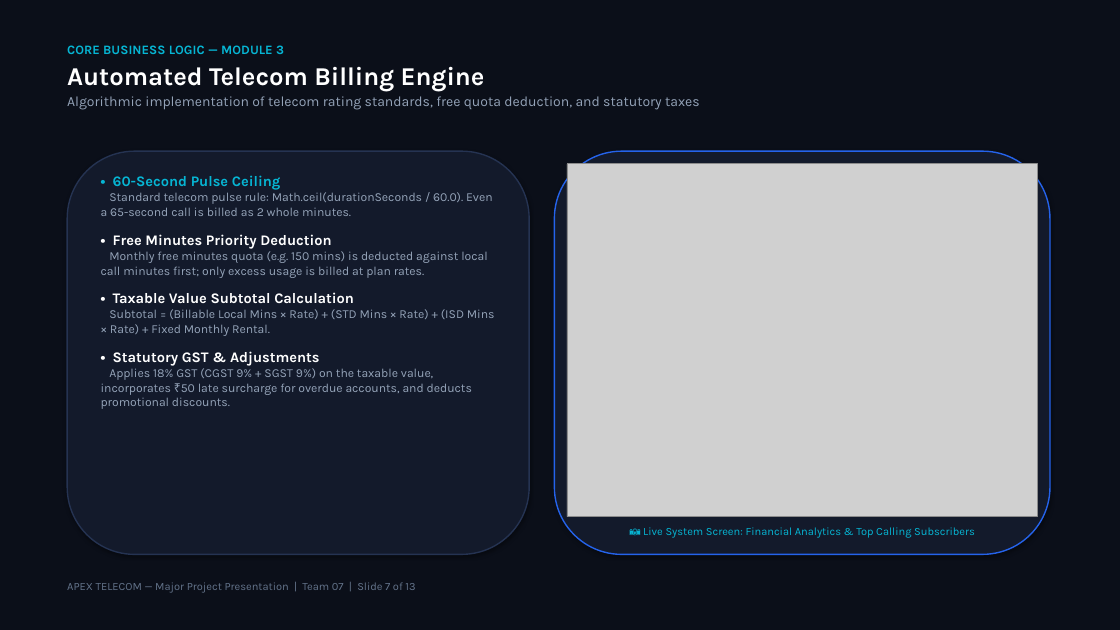
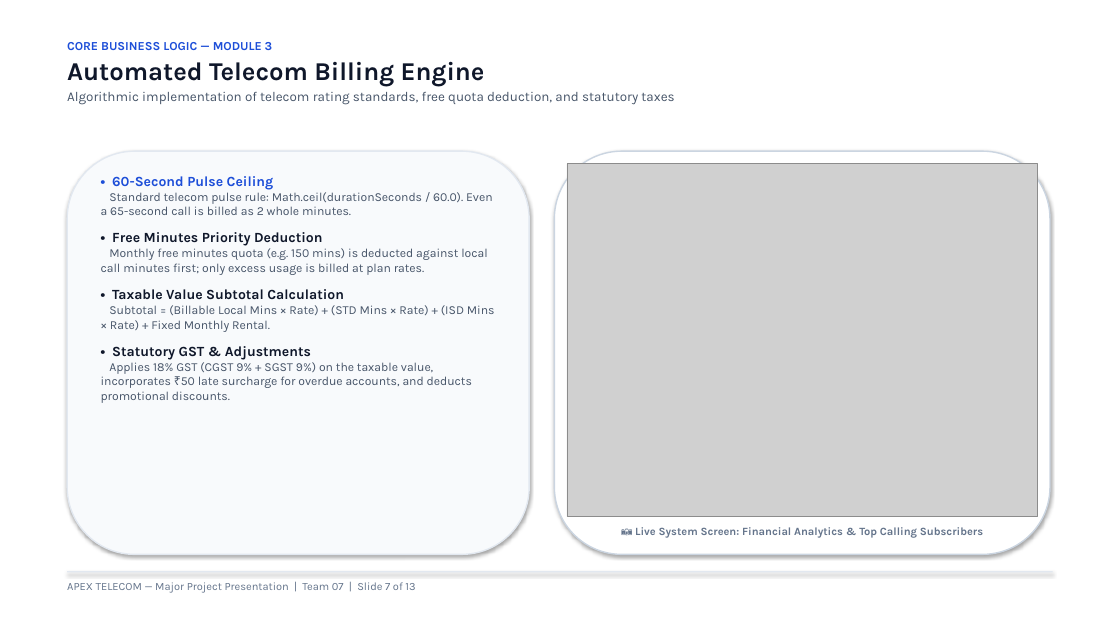
Before and after one commit to ashlesh0805/TelephoneBillManagementSystem, a slide deck: slide 7 of Telephone_Bill_Management_System_Team07.pptx. Drawn at 1120x630 pixels with LibreOffice and Linux fonts; fonts in the diff are those of the drawing; grey boxes stand for pictures. Boxes give left, top, right and bottom in pixels: in the first picture for what was removed or moved away, otherwise in the second. Text is boxed around its words. In the diff, an @@ line names an element or a change of style, - is before the commit and + after.

Commit message:
docs: style presentation deck with clean white theme and decent professional colors

```diff
--- a/Telephone_Bill_Management_System_Team07.pptx
+++ b/Telephone_Bill_Management_System_Team07.pptx
@@ rectangle at (x1=0, y1=0, x2=1120, y2=630): fill #0B0F19 to #FFFFFF @@
@@ text "CORE BUSINESS LOGIC — MODULE ..." at (x1=67, y1=42, x2=674, y2=105): size 11 to 10.5 pt, text colour #06B6D4 to #1D4ED8 in "CORE BUSINESS LOGIC — MODULE 3"; text colour #FFFFFF to #0F172A in "Automated Telecom Billing Engine"; size 12 to 11.5 pt, text colour #94A3B8 to #475569 in "Algorithmic implementation of telecom rating standards, free ..." @@
@@ rounded rectangle at (x1=67, y1=151, x2=529, y2=555): fill #131A2B to #F8FAFC; outline #253352 1.2 pt to #E2E8F0 1.2 pt @@
@@ text "• 60-Second Pulse Ceiling" at (x1=101, y1=176, x2=495, y2=403): size 12.5 to 12 pt in "• 60-Second Pulse Ceiling", "• Free Minutes Priority Deduction", "• Taxable Value Subtotal Calculation", "• Statutory GST & Adjustments"; text colour #06B6D4 to #1D4ED8 in "• 60-Second Pulse Ceiling"; text colour #94A3B8 to #475569 in "Standard telecom pulse rule: Math.ceil(durationSeconds / 60. ...", "Monthly free minutes quota (e.g. 150 mins) ...", "Subtotal = (Billable Local Mins × Rate) ...", "Applies 18% GST (CGST 9% + SGST ..."; text colour #FFFFFF to #0F172A in "• Free Minutes Priority Deduction", "• Taxable Value Subtotal Calculation", "• Statutory GST & Adjustments"; less space between paragraphs @@
@@ rounded rectangle at (x1=555, y1=151, x2=1050, y2=555): fill #131A2B to #FFFFFF; outline #2563EB 1.2 pt to #CBD5E1 1.2 pt @@
@@ text "📷 Live System Screen: Financial ..." at (x1=635, y1=527, x2=983, y2=538): text colour #06B6D4 to #64748B, bold on @@
@@ rectangle added at (x1=67, y1=571, x2=1053, y2=572), fill #E2E8F0 @@
```
Also in this commit, not shown: 12 other slides changed, 3 other files.
